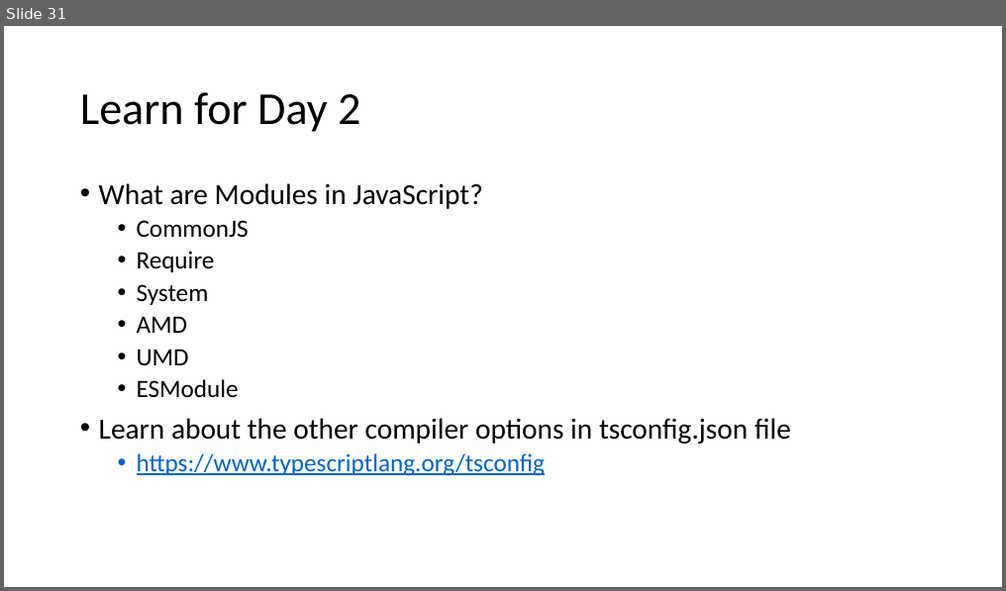
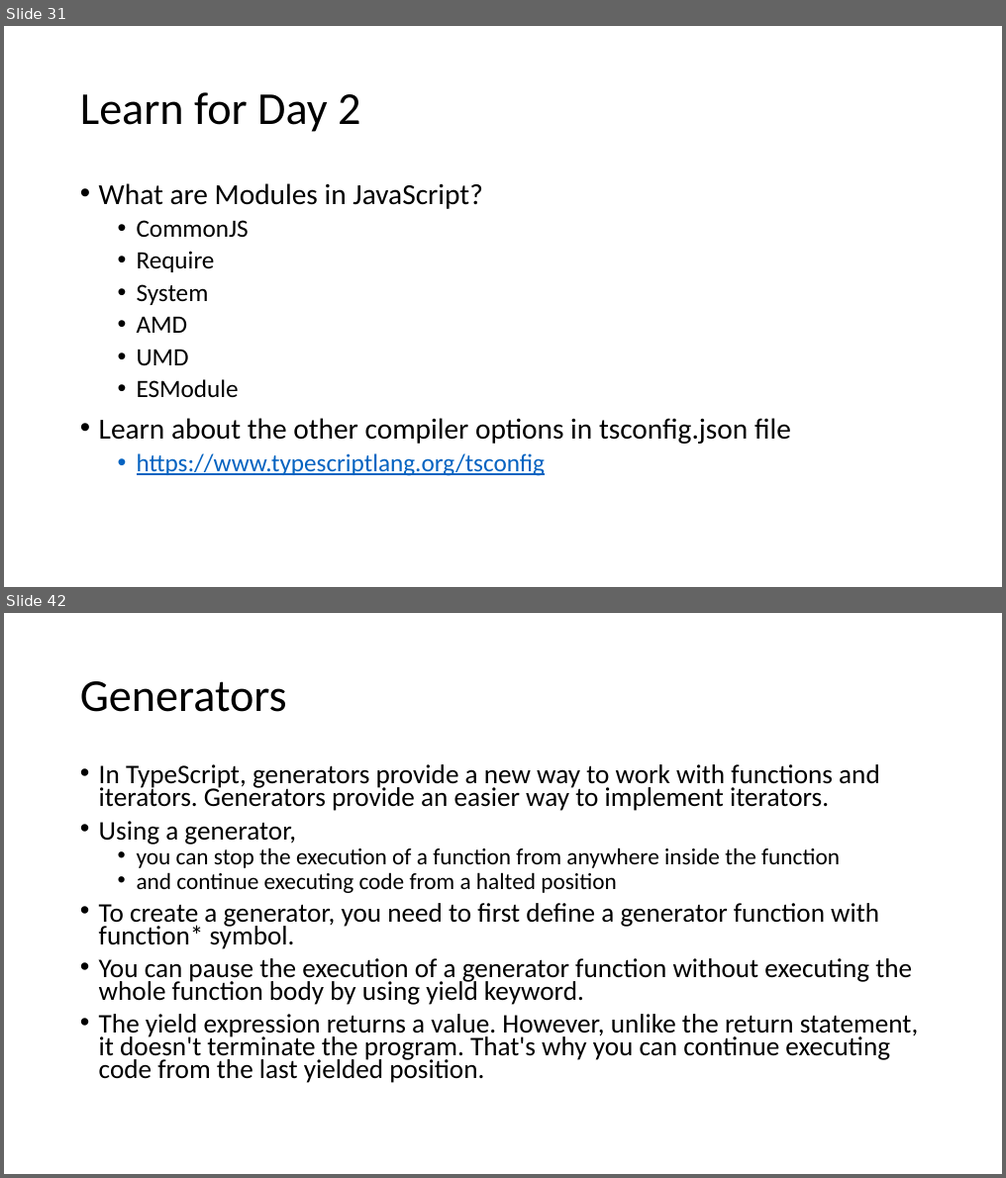
Before and after one commit to manishvbn/TypeScript_Jul22, a slide deck: Notes/TypeScript.pptx. Shown one above the other, each under a label of ours: slide 31 before the commit, slides 31 and 42 after it; the slides between them are not shown. The pictures are 1006x591 and 1006x1178 pixels, drawn with LibreOffice and Linux fonts; fonts in the diff are those of the drawing. Boxes give left, top, right and bottom in pixels: in the first picture for what was removed or moved away, otherwise in the second. Text is boxed around its words. In the diff, an @@ line names an element or a change of style, - is before the commit and + after.

```diff
--- a/Notes/TypeScript.pptx
+++ b/Notes/TypeScript.pptx
@@ slide 42 added at (x1=4, y1=613, x2=1002, y2=1174), background #FFFFFF @@
@@ title added at (x1=80, y1=681, x2=287, y2=712), 44 pt, text #000000 @@
+Generators
@@ text added at (x1=99, y1=764, x2=918, y2=1083), 25.9 pt, text #000000 @@
+• In TypeScript, generators provide a new way to work with functions and iterators. Generators provide an easier way to implement iterators.
+• Using a generator,
+  • you can stop the execution of a function from anywhere inside the function
+  • and continue executing code from a halted position
+• To create a generator, you need to first define a generator function with function* symbol.
+• You can pause the execution of a generator function without executing the whole function body by using yield keyword.
+• The yield expression returns a value. However, unlike the return statement, it doesn't terminate the program. That's why you can continue executing code from the last yielded position.
```
Also in this commit, not shown: 22 other slides added.
